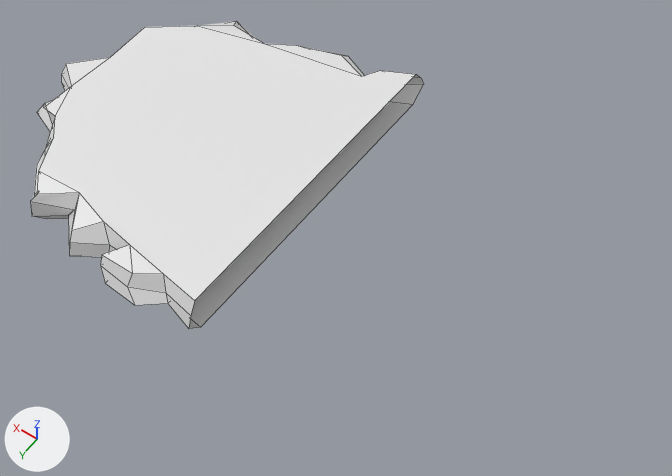
One commit to the FBX model Modelle/eisschollev1.fbx: the scene before it, then after it.
Both versions are drawn from a 50 mm lens placed at (-11.47, 14.27, 21.45), pointed at (-1.35, 0.11, -0.81). Arrows for +X, +Y and +Z are at lower left; the lights stay in place. Mesh edges are drawn as thin lines.
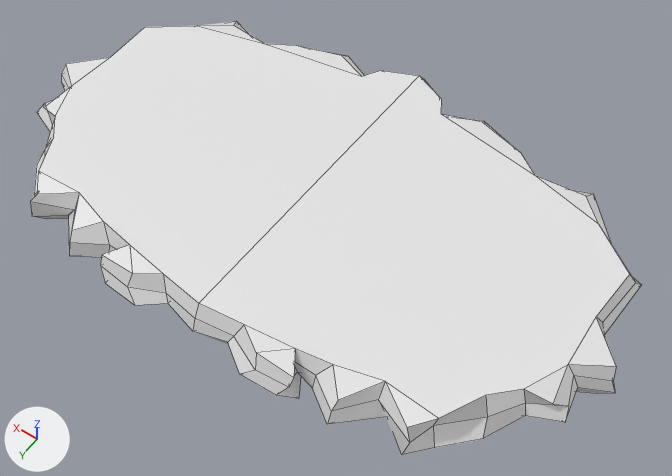
The newer file is also turned or shifted as a whole; pictures and numbers use the older file's frame.

What differs and where, as boxes [x1, y1, x2, y2] in the pictures (672 x 476 px):
'Cube', reshaped (55% wider, 41% taller)
    before: [30, 21, 424, 329]
    after: [30, 21, 641, 455]
part 1 of me_cube, built on
    before: [171, 71, 424, 329]
    after: [171, 72, 641, 455]

The change, as a list of edits to the scene's bpy script:
```text
Change me_cube:
    used by ob_cube; location = (0.0, 0.0, 0.0)
    remove me_cube.from_pydata(...)  # 100 vertices, 82 faces; spans x -0.2..9.88, y -6.62..5.68, z -0.67..0.72
    add me_cube.from_pydata(...)  # 192 vertices, 164 faces; spans x -10.53..9.88, y -6.62..5.68, z -0.67..0.72
    me_cube part 1
    8 vertices are removed from x -0.2..-0.18, y -6.62..5.4, z -0.67..0.67
    8 faces are deleted
    100 vertices are added at x -10.53..-0.32, y -6.62..5.68, z -0.67..0.72
    90 new faces join them
```
